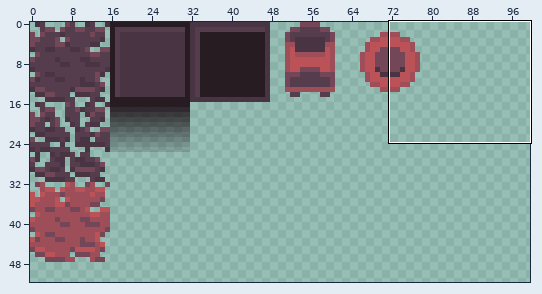
One commit to this pixel-art file: DontLetGo/Content/Textures/Tiles.aseprite. The first picture is a wide view before the edit; the outline marks the close-up.
Close-up. Before:
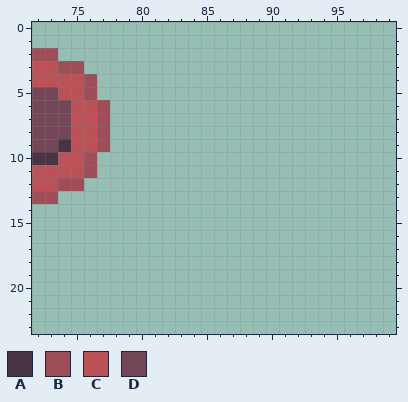
128x128 pixels, 1 frame. Pixels under 10% opacity are left out. Shown: x 72..99, y 0..23. The wide view leaves out empty margins.
Palette (. is transparent): A #493443  B #9e4e58  C #ba5258  D #744758
Pixels before, first column x 72:
 2 BB....
 3 CCBB..
 4 CCCCB.
 5 DDCCB.
 6 DDDCCB
 7 DDDCCB
 8 DDDCCB
 9 DDACCB
10 AACCB.
11 CCCCB.
12 CCBB..
13 BB....
After the commit:
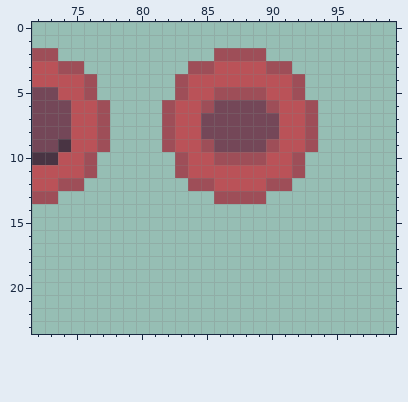
The exact change:
Changed rows in their new state; - is an unchanged pixel.
first column x 82:
 2 ----BBBB----
 3 --BBCCCCBB--
 4 -BCCCCCCCCB-
 5 -BCCBBBBCCB-
 6 BCCBDDDDBCCB
 7 BCCDDDDDDCCB
 8 BCCDDDDDDCCB
 9 BCCBDDDDBCCB
10 -BCCBBBBCCB-
11 -BCCCCCCCCB-
12 --BBCCCCBB--
13 ----BBBB----
